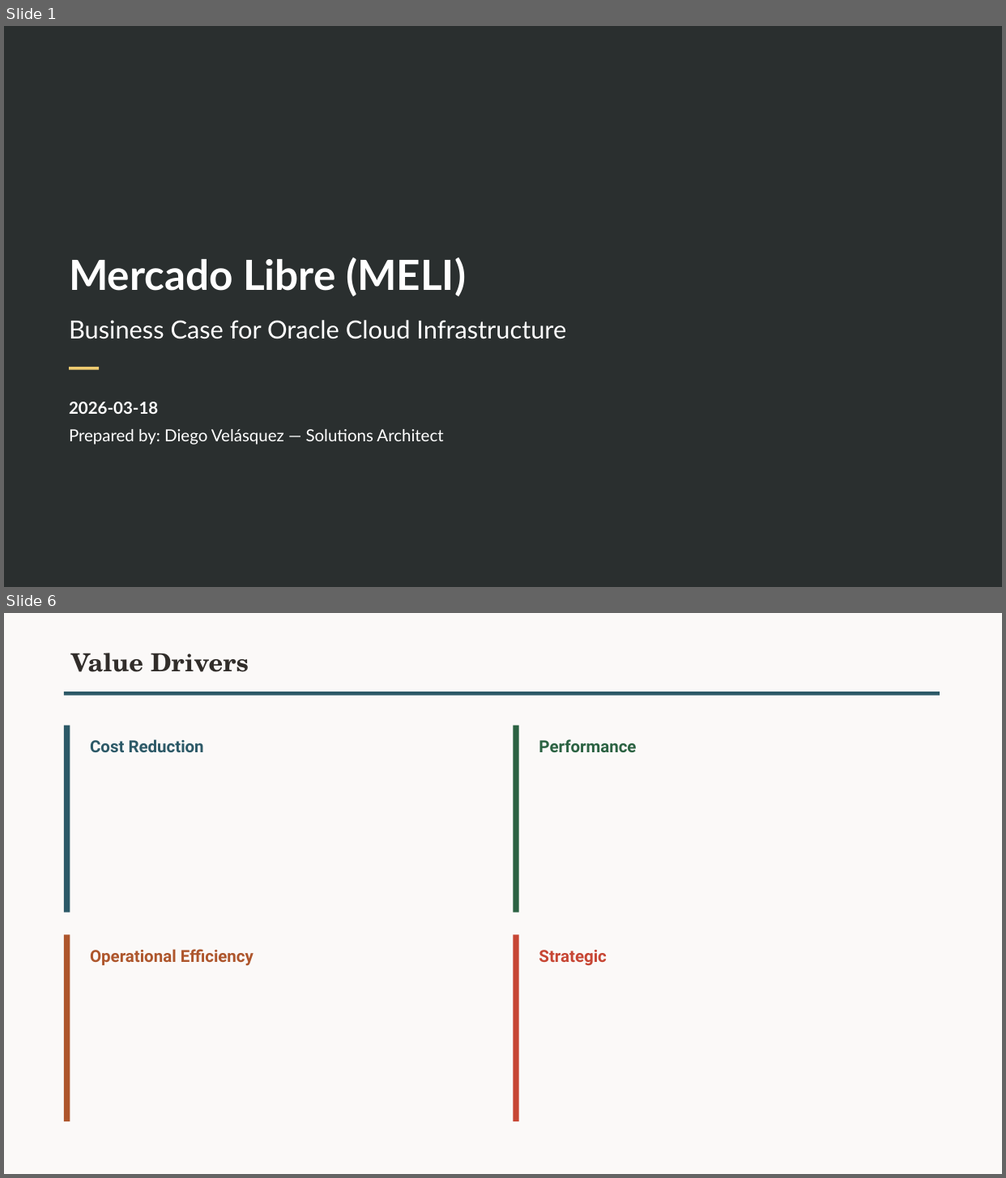
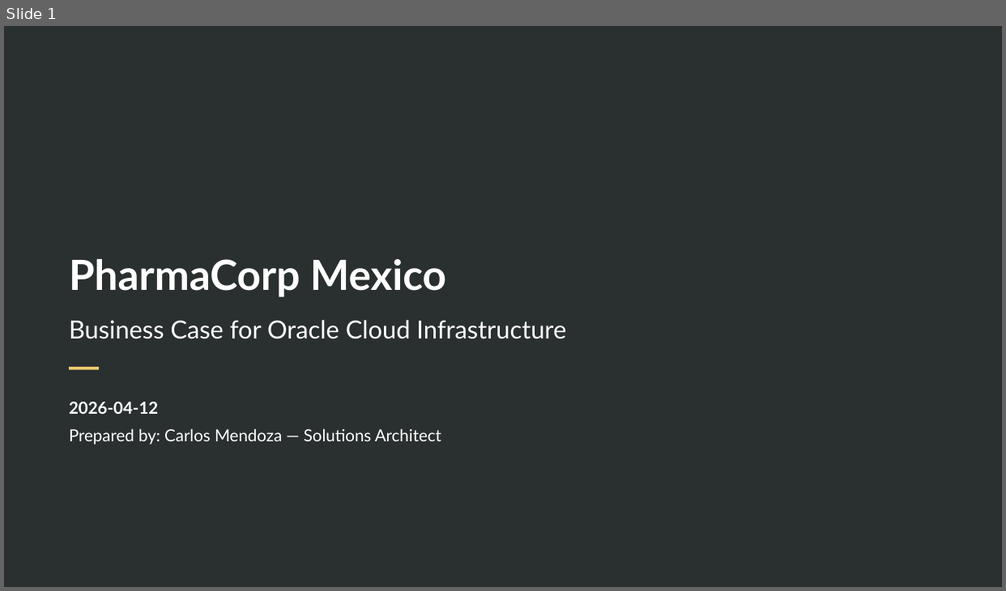
Before and after one commit to Diegoecab/oci-deal-accelerator, a slide deck: examples/output-demo-pharma-mx/opt08-business-case.pptx. Shown one above the other, each under a label of ours: slides 1 and 6 before the commit, slide 1 after it; the slides between them are not shown. The pictures are 1006x1178 and 1006x591 pixels, drawn with LibreOffice and Linux fonts; fonts in the diff are those of the drawing; background and template pictures are left out. Boxes give left, top, right and bottom in pixels: in the first picture for what was removed or moved away, otherwise in the second. Text is boxed around its words. In the diff, an @@ line names an element or a change of style, - is before the commit and + after.

```diff
--- a/examples/output-demo-pharma-mx/opt08-business-case.pptx
+++ b/examples/output-demo-pharma-mx/opt08-business-case.pptx
@@ slide 6 removed at bbox=[4, 613, 1002, 1174], background #FBF9F8 @@
@@ text removed at bbox=[71, 653, 249, 672] @@
-Value Drivers
@@ rectangle removed at bbox=[64, 692, 940, 696] @@
@@ rectangle removed at bbox=[64, 726, 70, 913] @@
@@ rectangle removed at bbox=[513, 726, 519, 913] @@
@@ text removed at bbox=[90, 739, 204, 752] @@
-Cost Reduction
@@ text removed at bbox=[539, 739, 636, 752] @@
-Performance
@@ rectangle removed at bbox=[64, 935, 70, 1122] @@
@@ text removed at bbox=[90, 949, 253, 966] @@
-Operational Efficiency
@@ rectangle removed at bbox=[513, 935, 519, 1122] @@
@@ text removed at bbox=[539, 950, 606, 966] @@
-Strategic
@@ slide 1 changed as well @@
@@ title at bbox=[69, 259, 446, 297]: text changed @@
-Mercado Libre (MELI)
+PharmaCorp Mexico
@@ text at bbox=[69, 402, 158, 414]: text changed @@
-2026-03-18
+2026-04-12
@@ text at bbox=[69, 429, 441, 445]: text changed @@
-Prepared by: Diego Velásquez — Solutions Architect
+Prepared by: Carlos Mendoza — Solutions Architect
```
Also in this commit, not shown: 2 other slides changed, 6 slides added, 6 other slides removed, 4 other files.
